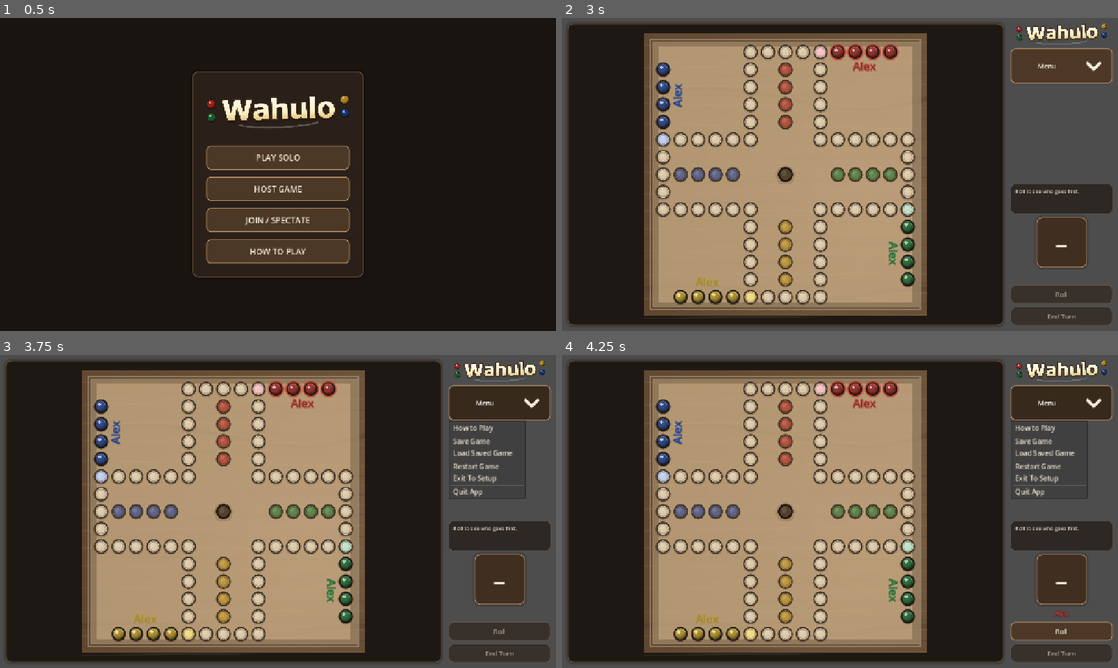
Above: before the commit, frames 1-4 (two rows, left to right).
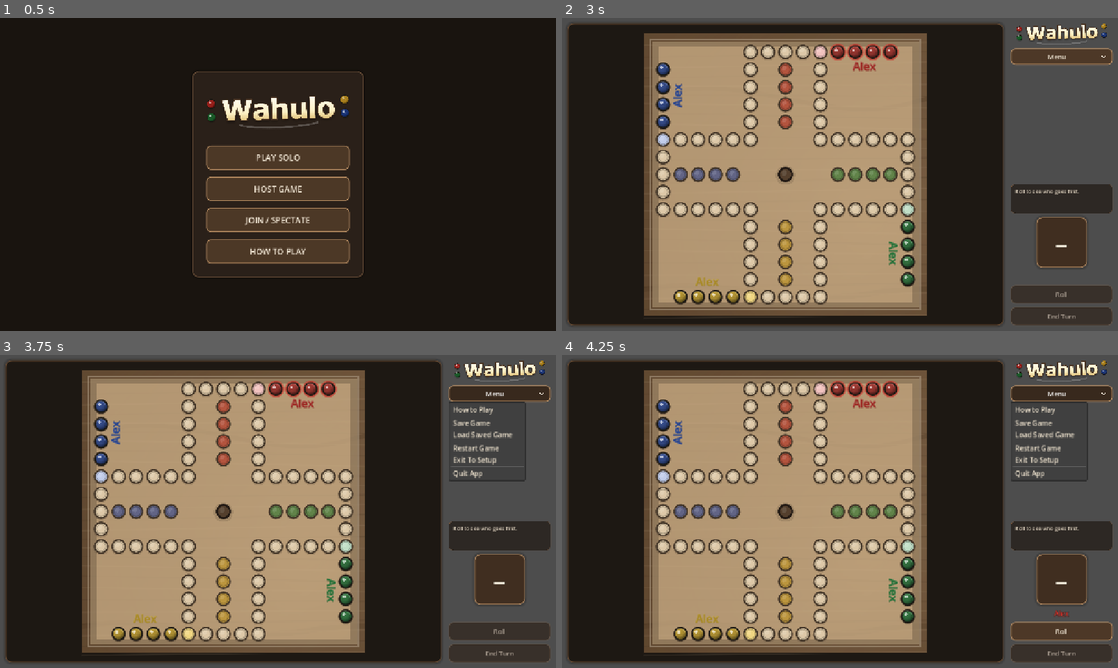
Above: after the commit, the same moments.

Repository: ItsTheMcCoy/wahoo-app
Game: Godot game, scene res://scenes/HomeScreen.tscn
The game is run twice, just before and just after one commit, with the same random seed, the same clock (stepped at 60 frames per second) and the same inputs.
Inputs (mouse positions are in pixels of both pictures, inside the frame that each line leads up to):
- Up to frame 1 (0.5 s): no input
- Up to frame 2 (3 s): click "PLAY SOLO" at 0.5 s; click (845, 115) at 1.27 s; type "Alex" at 1.35 s; click (845, 161) at 1.5 s; type "Alex" at 1.58 s; click (845, 205) at 1.73 s; type "Alex" at 1.82 s; click (845, 249) at 2.02 s; type "Alex" at 2.1 s; click "Start Game" at 2.75 s
- Up to frame 3 (3.75 s): click "Menu" at 3.5 s
- Up to frame 4 (4.25 s): no input

Frame 1 is identical in both runs. In frame 2, 1.2% of the frame differs, in the area x 80-99%, y 11-21%; in frame 3, 2.2%, in the area x 80-99%, y 11-46%; in frame 4, 2.2%.

Commit message:
Constrain the in-game menu chevron icon size
The chevron.svg was drawn at its native 64px size (no icon_max_width
set), inflating both the icon and the button's computed minimum
height well beyond the other sidebar buttons. Cap it to 18px and
disable expand_icon, matching how the chat send icon is already
constrained.

Diff:
--- a/godot/scripts/main.gd
+++ b/godot/scripts/main.gd
@@ -430,6 +430,8 @@
 	_game_menu_button.flat = false
 	_game_menu_button.icon = MENU_CHEVRON_ICON
 	_game_menu_button.icon_alignment = HORIZONTAL_ALIGNMENT_RIGHT
+	_game_menu_button.expand_icon = false
+	_game_menu_button.add_theme_constant_override("icon_max_width", 18)
 
 	_chat_send_btn.text = ""
 	_chat_send_btn.icon = SEND_ICON
Not shown, changed: godot/build/web/index.html
Not shown, changed: godot/build/web/index.pck
